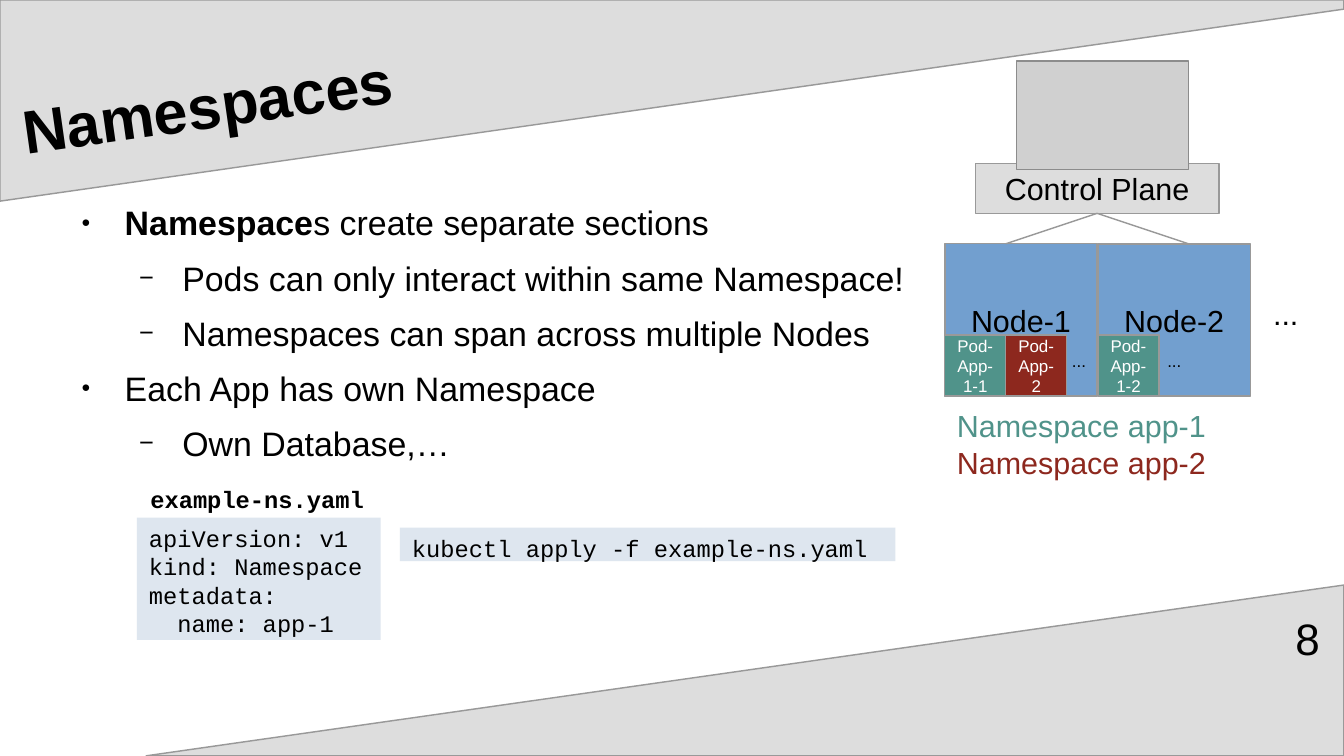
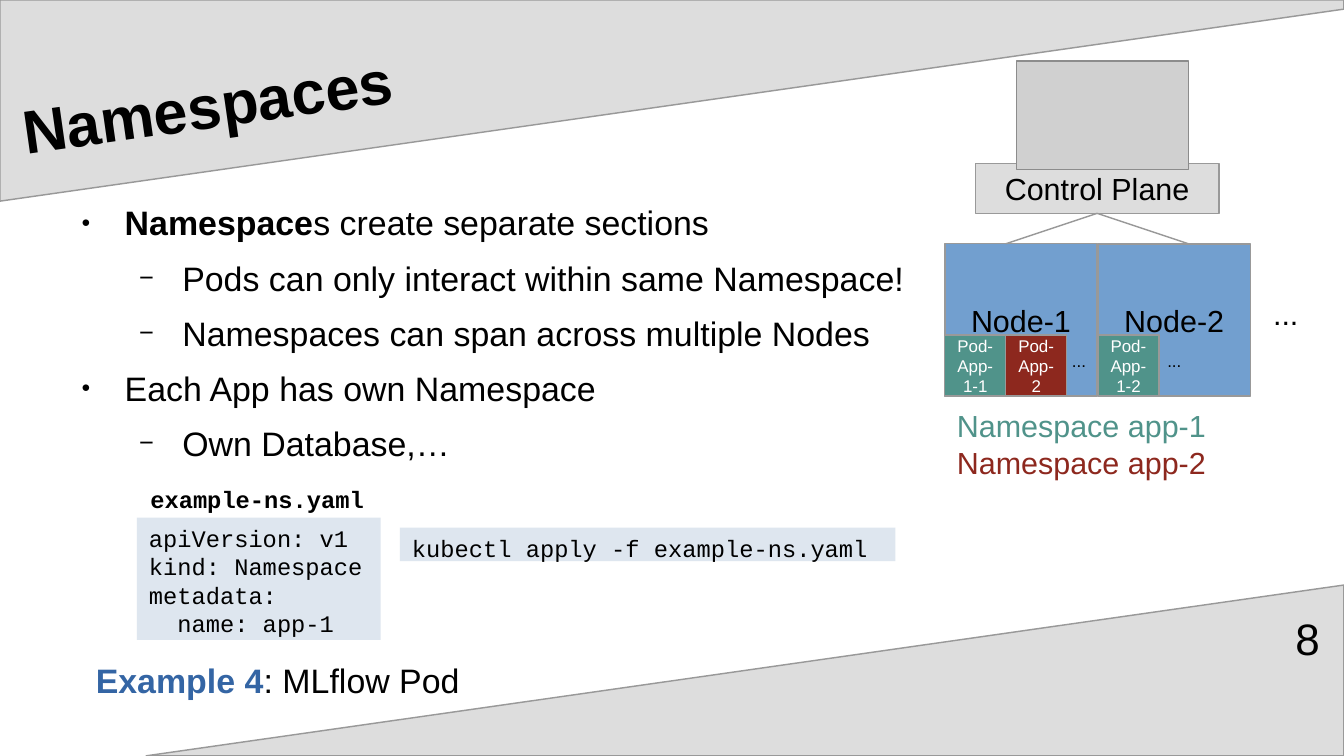
Before and after one commit to upart/cabinops, a slide deck: slide 8 of documentation/Introduction.odp. Drawn at 1344x756 pixels with LibreOffice and Linux fonts; fonts in the diff are those of the drawing; grey boxes stand for pictures. Boxes give left, top, right and bottom in pixels: in the first picture for what was removed or moved away, otherwise in the second. Text is boxed around its words. In the diff, an @@ line names an element or a change of style, - is before the commit and + after.

Commit message:
add pod example

```diff
--- a/documentation/Introduction.odp
+++ b/documentation/Introduction.odp
@@ text added at (96, 668, 459, 699), 20 pt, text #000000 @@
+Example 4: MLflow Pod
```
Also in this commit, not shown: 2 other slides changed, 5 other files.
